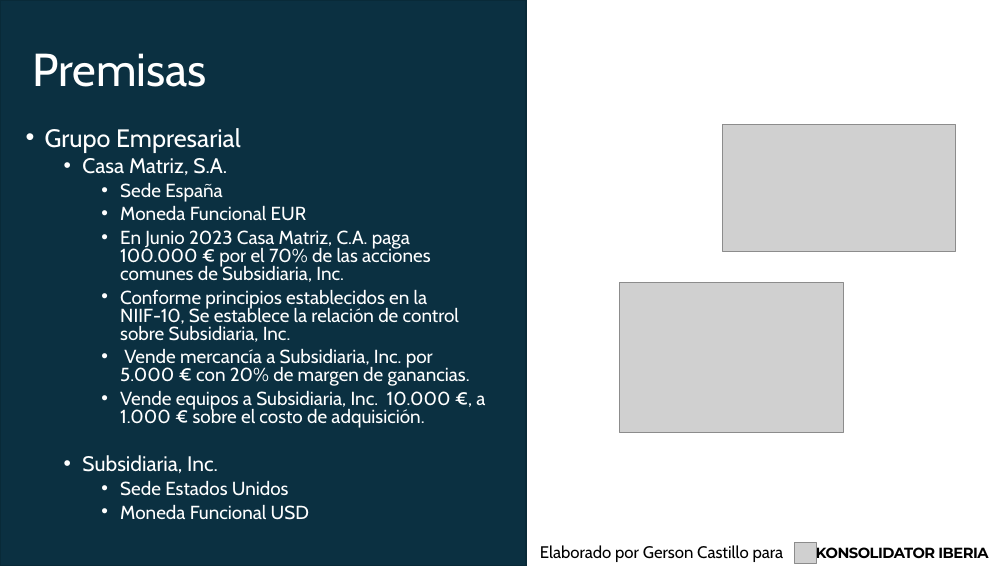
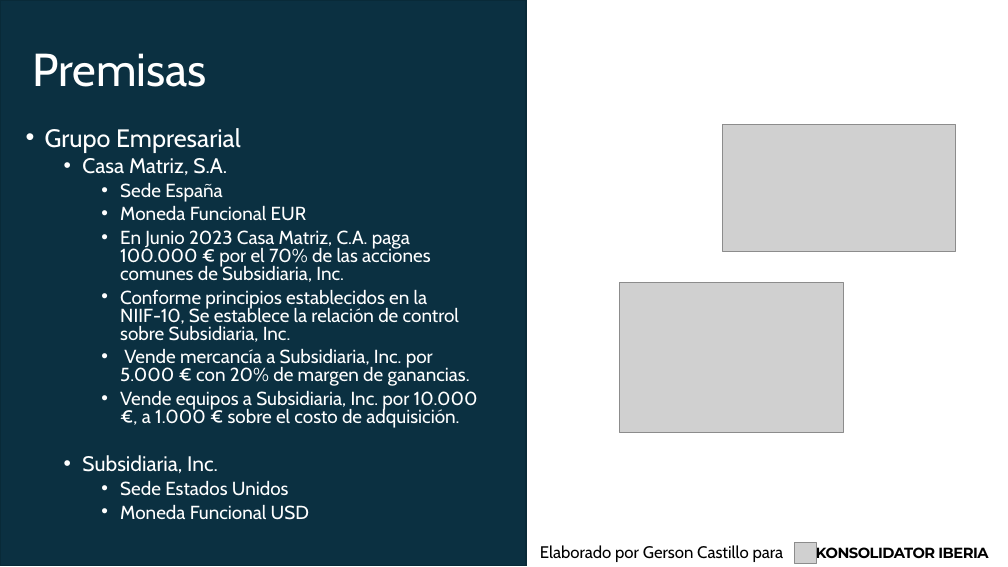
Before and after one commit to gersoncl10000/Personal_Website, a slide deck: slide 2 of GersonCastillo_Pro/Client/wwwroot/files/Ejercicio de Consolidacion Finaciera Publico.pptx. Drawn at 1008x567 pixels with LibreOffice and Linux fonts; fonts in the diff are those of the drawing; grey boxes stand for pictures. Boxes give left, top, right and bottom in pixels: in the first picture for what was removed or moved away, otherwise in the second. Text is boxed around its words. In the diff, an @@ line names an element or a change of style, - is before the commit and + after.

```diff
--- a/GersonCastillo_Pro/Client/wwwroot/files/Ejercicio de Consolidacion Finaciera Publico.pptx
+++ b/GersonCastillo_Pro/Client/wwwroot/files/Ejercicio de Consolidacion Finaciera Publico.pptx
@@ text at (120, 390, 478, 428): text changed @@
-    • Vende equipos a Subsidiaria, Inc. 10.000 €, a 1.000 € sobre el costo de adquisición.
+    • Vende equipos a Subsidiaria, Inc. por 10.000 €, a 1.000 € sobre el costo de adquisición.
```
Also in this commit, not shown: 1 other slide changed.
